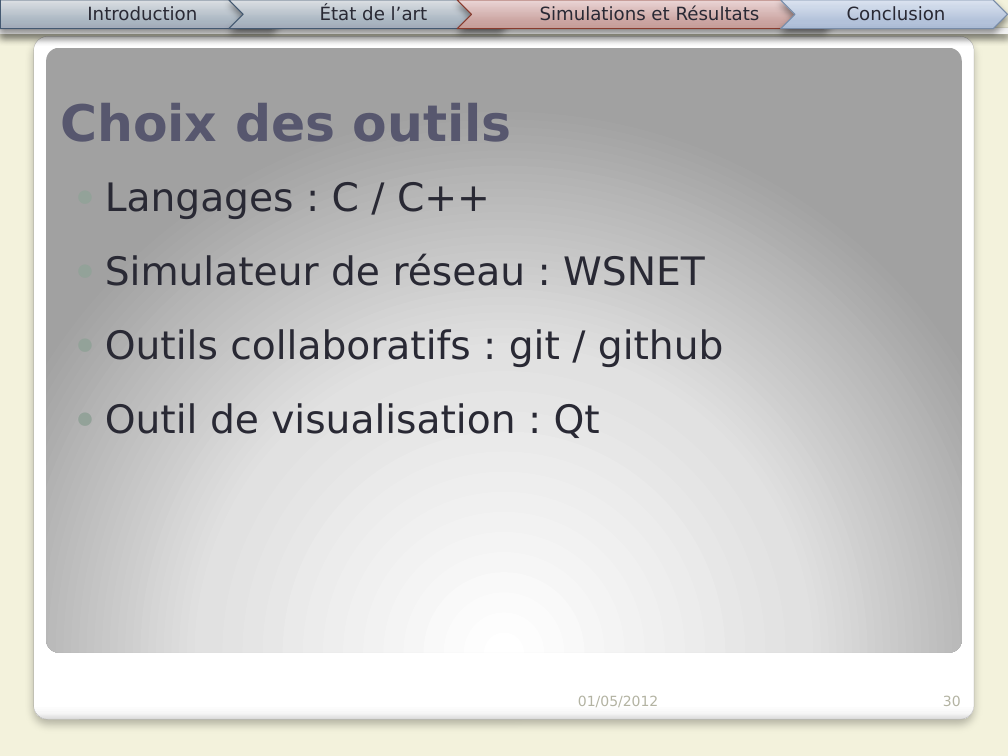
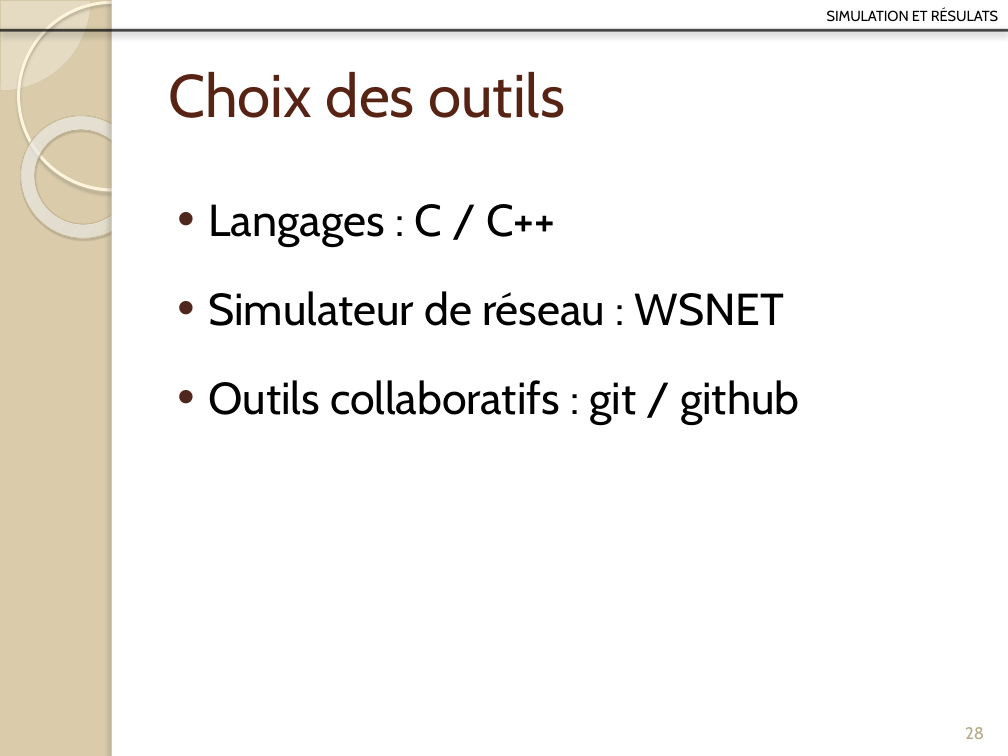
Before and after one commit to Patre/Energy-saving-in-sensors--networks, a slide deck: slide 28 of Redaction/Presentation/pres.pptx (slide 30 before the commit). Drawn at 1008x756 pixels with LibreOffice and Linux fonts; fonts in the diff are those of the drawing. Boxes give left, top, right and bottom in pixels: in the first picture for what was removed or moved away, otherwise in the second. Text is boxed around its words. In the diff, an @@ line names an element or a change of style, - is before the commit and + after.

```diff
--- a/Redaction/Presentation/pres.pptx
+++ b/Redaction/Presentation/pres.pptx
@@ background #F3F2DC to #DACCAB @@
@@ pie slice (boxed as its full ellipse) added at (0, 0, 91, 91), fill #FEFAF4 at 33% opacity, outline #D3C39F 0.25 pt @@
@@ ellipse added at (18, 2, 206, 190), outline #FFF5DE 2.15 pt @@
@@ rectangle added at (112, 0, 1008, 756), fill #FFFFFF @@
@@ rectangle added at (112, 0, 120, 756), fill #FFFFFF @@
@@ text added at (827, 8, 998, 22), 12.9 pt, text #000000, small capitals @@
+simulation et résulats
@@ group removed at (0, 0, 1008, 31): 4 texts, 3 chevrons, 1 line, 1 pentagon arrow @@
-Introduction
-État de l’art
-Simulations et Résultats
-Conclusion
@@ line (0, 30) - (1008, 30): stroke #292934 3.35 pt to #000000 2 pt @@
@@ rounded rectangle removed at (33, 36, 974, 720) @@
@@ rounded rectangle removed at (46, 47, 962, 652) @@
@@ title "Choix des outils": place and size @@
-title "Choix des outils" at (60, 103, 512, 142)
+title "Choix des outils" at (168, 72, 565, 118)
@@ title "Choix des outils" at (168, 72, 565, 118): size 36 to 43 pt, font DejaVu Sans to Cabin, text colour #57576E to #572314, bold off; vertical alignment bottom to middle @@
@@ donut added at (0, 91, 169, 263), fill gradient #FFFCF6 to #FFFEFB to #F0D28E, outline #C7B893 0.58 pt @@
@@ text "Langages : C / C++": place and size @@
-text "Langages : C / C++" at (105, 182, 724, 438)
+text "Langages : C / C++" at (209, 204, 800, 424)
@@ text "Langages : C / C++" at (209, 204, 800, 424): size 28 to 32 pt, font DejaVu Sans to Cabin, text colour #292934 to #000000; bullet ● to •; more space between paragraphs; bullet colour #93A299 to #4F271C @@
@@ text at (105, 403, 600, 438): paragraph removed @@
-● Outil de visualisation : Qt
@@ text removed at (578, 696, 658, 707) @@
-01/05/2012
@@ page number removed at (943, 696, 961, 706) @@
-30
@@ page number added at (965, 727, 984, 739), 12 pt, text #B6A98A @@
+28
```
Also in this commit, not shown: 22 other slides changed, 5 slides added, 15 slides removed, 5 other files.
